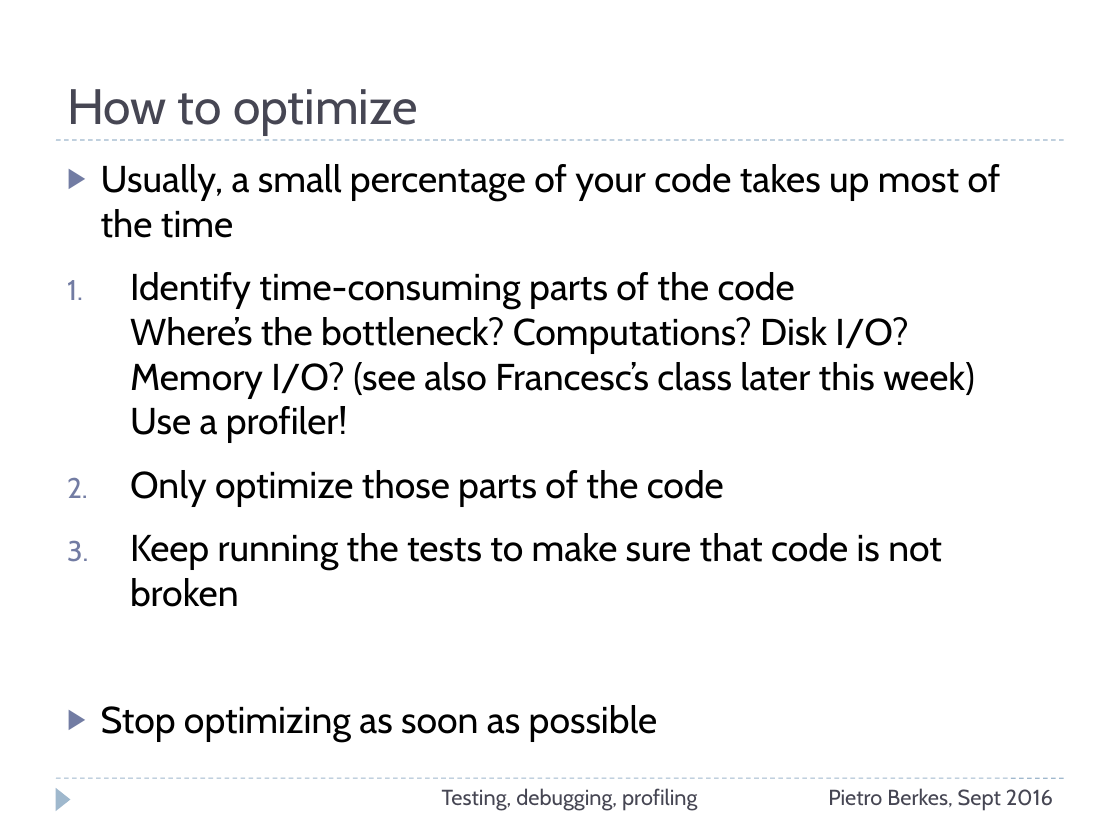
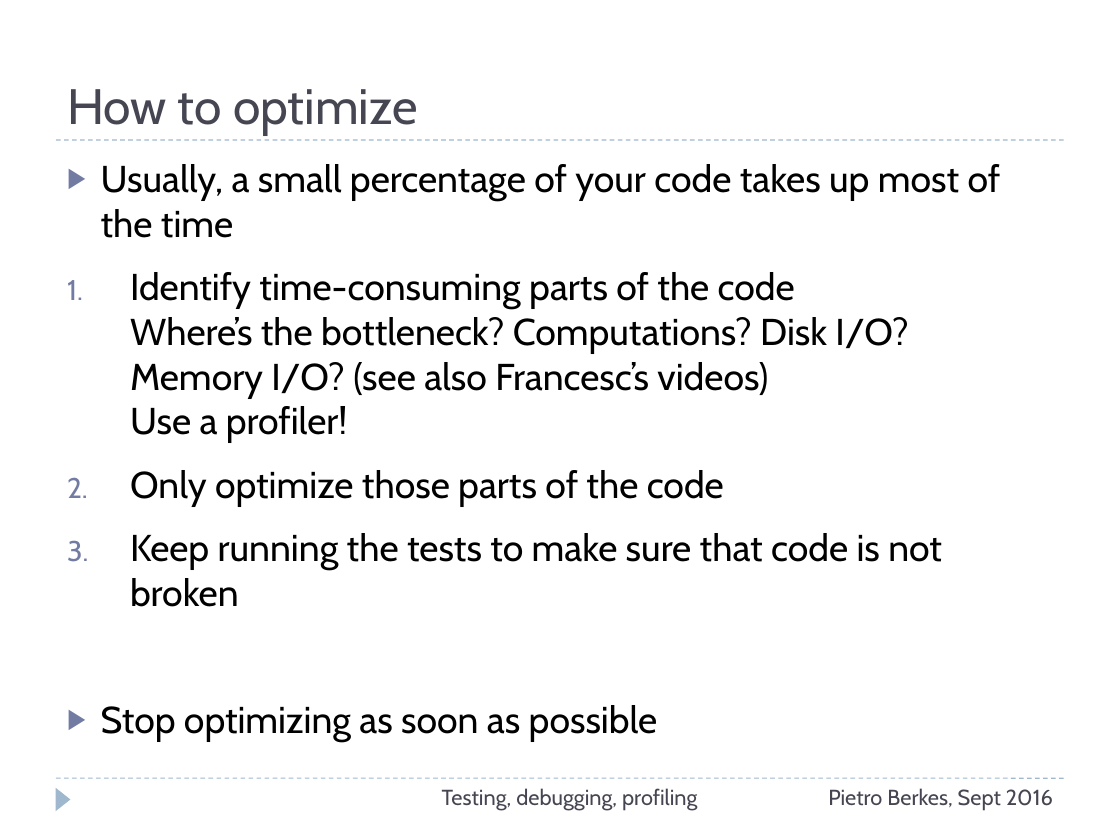
Before and after one commit to ASPP/testing_debugging_profiling, a slide deck: slide 56 of testing-debugging-profiling.pptx (slide 51 before the commit). Drawn at 1120x840 pixels with LibreOffice and Linux fonts; fonts in the diff are those of the drawing. Boxes give left, top, right and bottom in pixels: in the first picture for what was removed or moved away, otherwise in the second. Text is boxed around its words. In the diff, an @@ line names an element or a change of style, - is before the commit and + after.

```diff
--- a/testing-debugging-profiling.pptx
+++ b/testing-debugging-profiling.pptx
@@ text at bbox=[130, 272, 908, 443]: text changed @@
-1. Identify time-consuming parts of the code
-   Where’s the bottleneck? Computations? Disk I/O?
-   Memory I/O? (see also Francesc’s class later this week)
-   Use a profiler!
+1. Identify time-consuming parts of the code
+   Where’s the bottleneck? Computations? Disk I/O?
+   Memory I/O? (see also Francesc’s videos)
+   Use a profiler!
```
Also in this commit, not shown: 10 other slides changed, 5 slides added.
